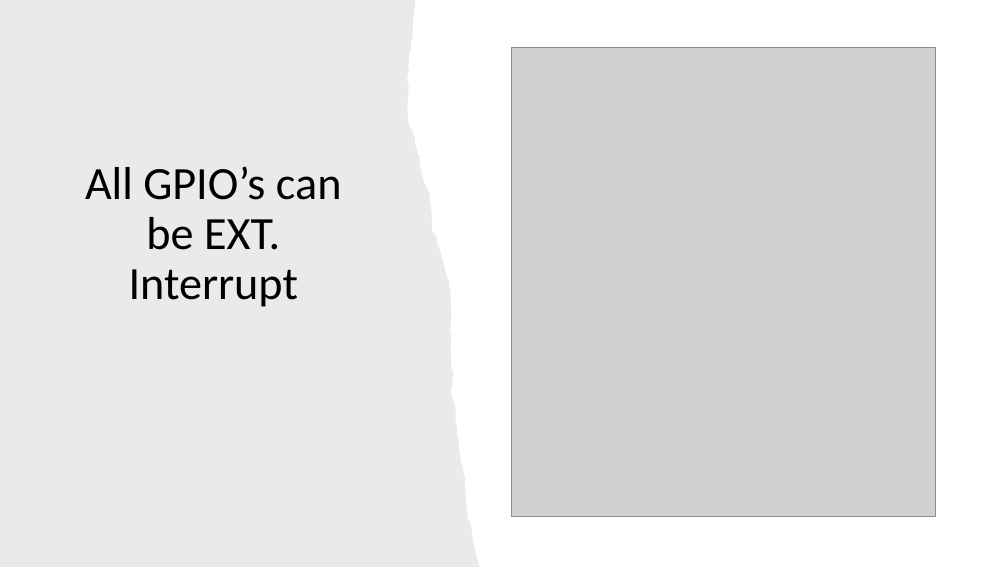
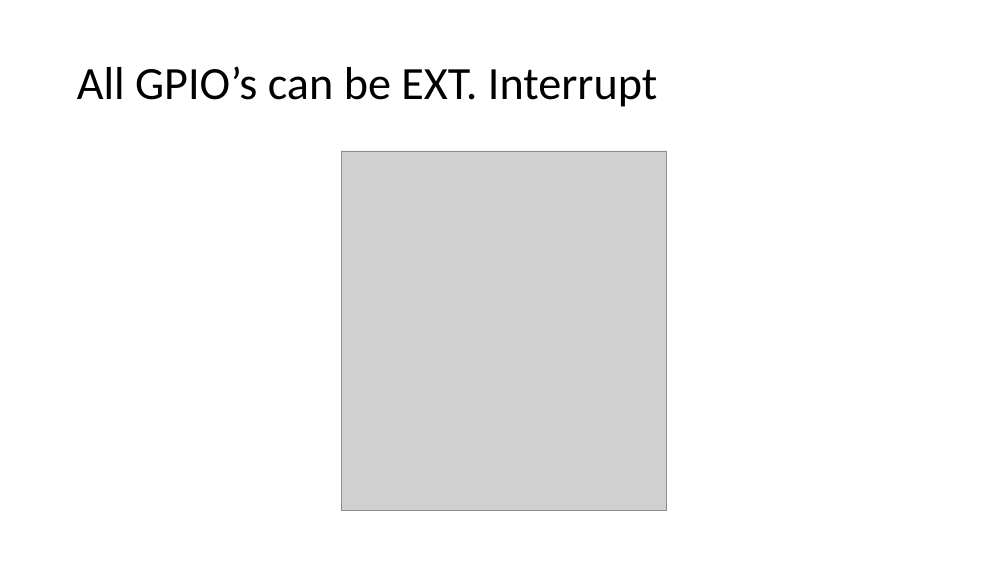
Before and after one commit to Mohamedsaied8/EmbeddedCppDiploma, a slide deck: slide 23 of interfacing/Slides/Interrupts.pptx. Drawn at 1008x567 pixels with LibreOffice and Linux fonts; fonts in the diff are those of the drawing; grey boxes stand for pictures. Boxes give left, top, right and bottom in pixels: in the first picture for what was removed or moved away, otherwise in the second. Text is boxed around its words. In the diff, an @@ line names an element or a change of style, - is before the commit and + after.

```diff
--- a/interfacing/Slides/Interrupts.pptx
+++ b/interfacing/Slides/Interrupts.pptx
@@ freeform shape removed at (0, 0, 480, 567) @@
@@ title "All GPIO’s can be EXT. ...": place and size @@
-title "All GPIO’s can be EXT. ..." at (85, 166, 342, 307)
+title "All GPIO’s can be EXT. ..." at (77, 66, 657, 107)
@@ title "All GPIO’s can be EXT. ..." at (77, 66, 657, 107): alignment centre to left; vertical alignment bottom to middle @@
@@ picture: place and size @@
-picture at (511, 48, 935, 516)
+picture at (342, 151, 667, 511)
```
Also in this commit, not shown: 17 other slides changed, 47 other files.
